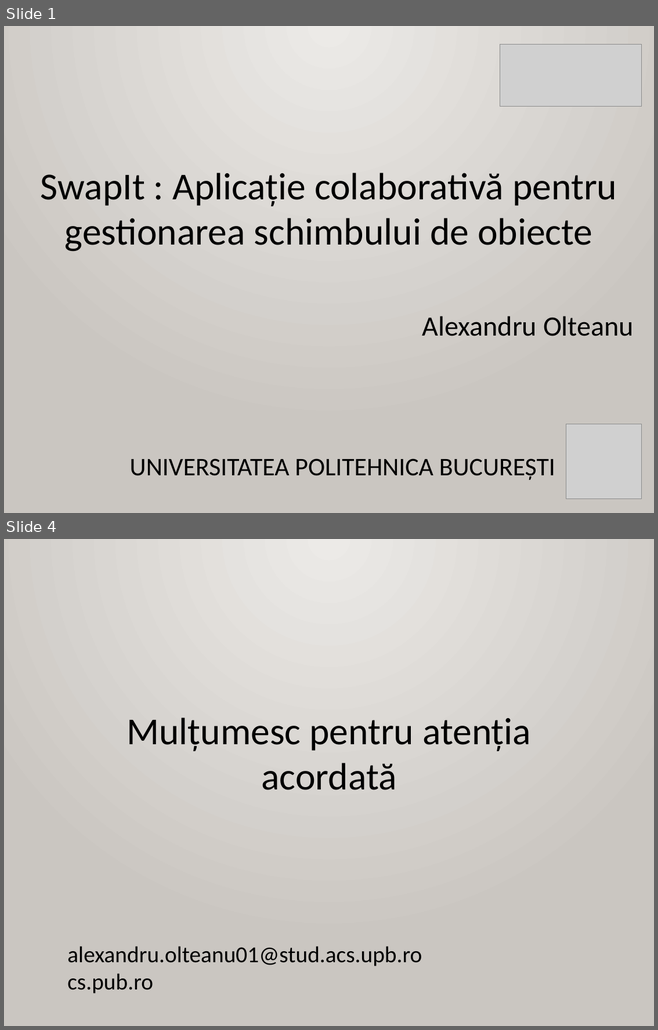
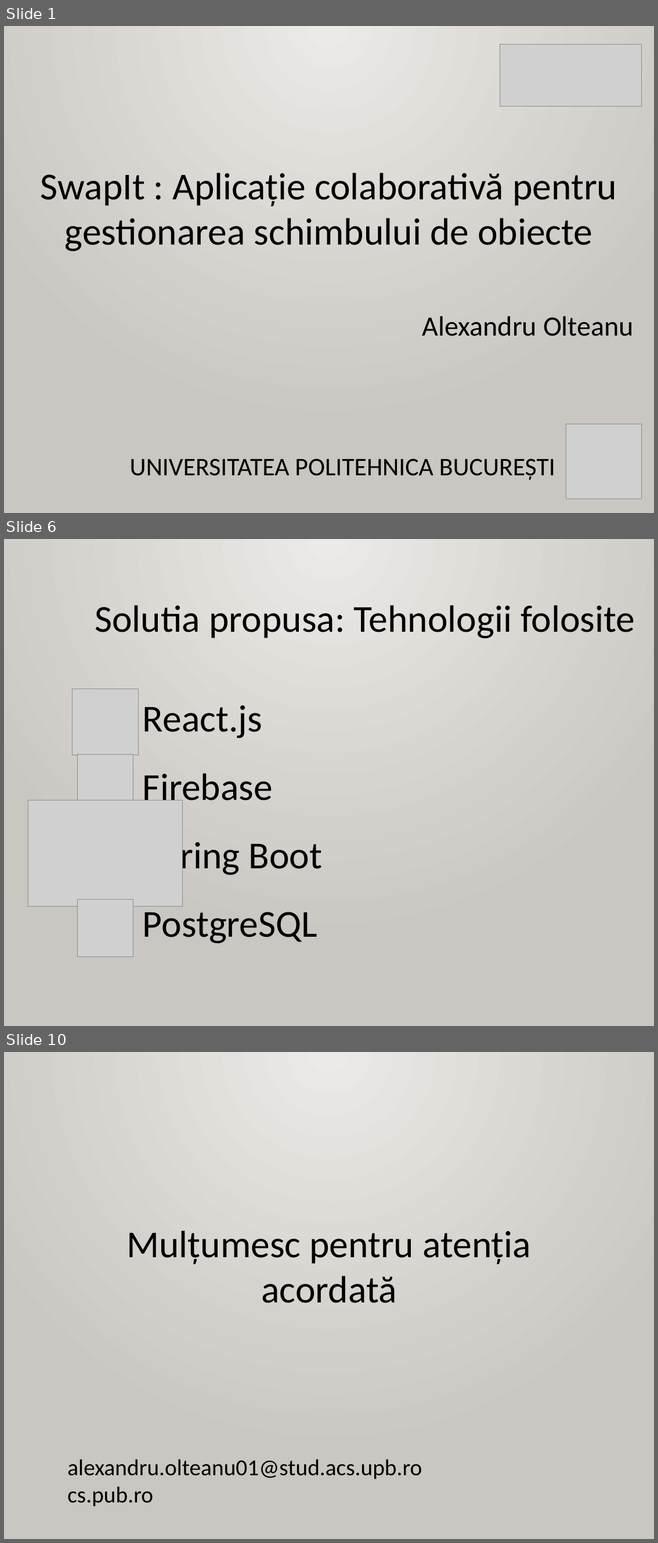
Before and after one commit to AlexandruOlteanu/SwapIt, a slide deck: files/documentation/presentation/Final_Presentation_Alexandru_Olteanu.pptx. Shown one above the other, each under a label of ours: slides 1 and 4 before the commit, slides 1, 6 and 10 after it; the slides between them are not shown. The pictures are 658x1030 and 658x1543 pixels, drawn with LibreOffice and Linux fonts; fonts in the diff are those of the drawing; grey boxes stand for pictures. Boxes give left, top, right and bottom in pixels: in the first picture for what was removed or moved away, otherwise in the second. Text is boxed around its words. In the diff, an @@ line names an element or a change of style, - is before the commit and + after.

```diff
--- a/files/documentation/presentation/Final_Presentation_Alexandru_Olteanu.pptx
+++ b/files/documentation/presentation/Final_Presentation_Alexandru_Olteanu.pptx
@@ slide 6 added at [4,539,654,1026], background gradient #ECEAE7 to #CAC7C1 @@
@@ text added at [94,605,634,639], 60 pt, text #000000 @@
+Solutia propusa: Tehnologii folosite
@@ picture added at [72,689,138,755] @@
@@ text added at [143,705,322,944], 60 pt, text #000000 @@
+React.js
+Firebase
+Spring Boot
+PostgreSQL
@@ picture added at [77,755,133,810] @@
@@ picture added at [28,801,182,907] @@
@@ picture added at [77,899,133,957] @@
@@ what was slide 4 is now slide 10 @@
```
Also in this commit, not shown: 2 slides changed, 5 other slides added, 2 other files.
